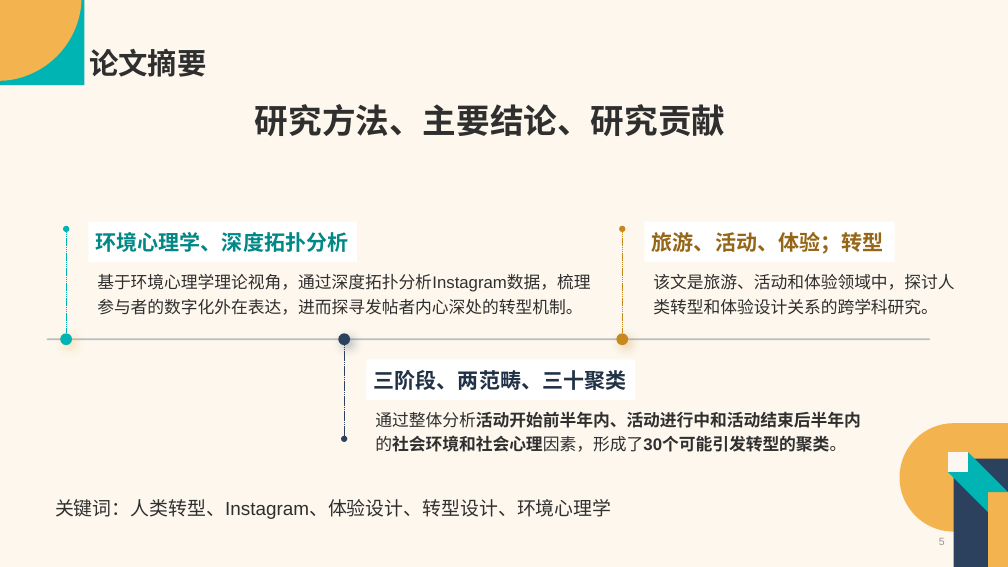
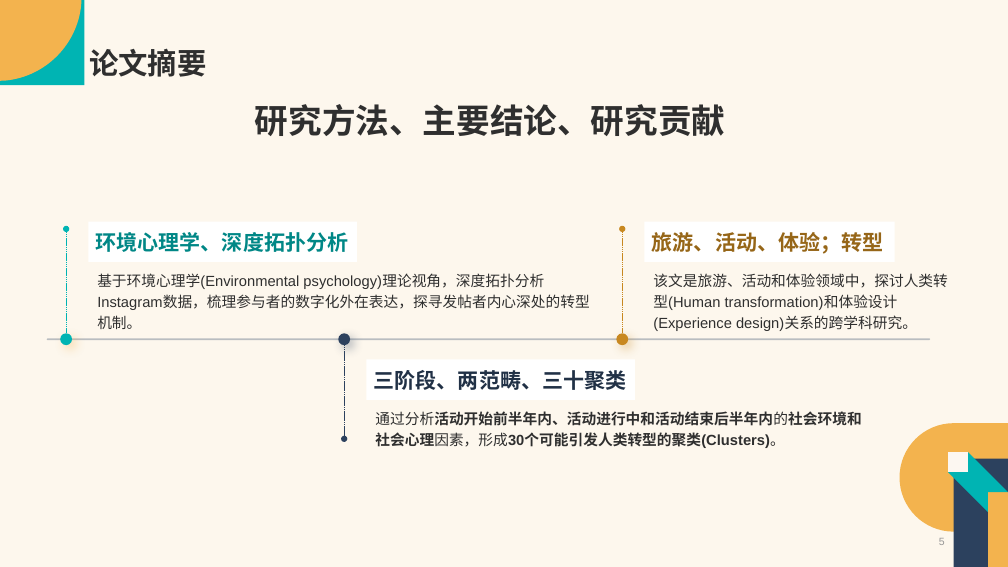
Before and after one commit to Vaelubo/Research, a slide deck: slide 5 of SSCI文章汇报-卢波.pptx. Drawn at 1008x567 pixels with LibreOffice and Linux fonts; fonts in the diff are those of the drawing. Boxes give left, top, right and bottom in pixels: in the first picture for what was removed or moved away, otherwise in the second. Text is boxed around its words. In the diff, an @@ line names an element or a change of style, - is before the commit and + after.

Commit message:
旅游目的地再完善

```diff
--- a/SSCI文章汇报-卢波.pptx
+++ b/SSCI文章汇报-卢波.pptx
@@ text at (97, 273, 590, 329): text changed; size 16 to 14 pt @@
-基于环境心理学理论视角，通过深度拓扑分析Instagram数据，梳理参与者的数字化外在表达，进而探寻发帖者内心深处的转型机制。
+基于环境心理学(Environmental psychology)理论视角，深度拓扑分析Instagram数据，梳理参与者的数字化外在表达，探寻发帖者内心深处的转型机制。
@@ text at (653, 273, 947, 331): text changed; size 16 to 14 pt @@
-该文是旅游、活动和体验领域中，探讨人类转型和体验设计关系的跨学科研究。
+该文是旅游、活动和体验领域中，探讨人类转型(Human transformation)和体验设计(Experience design)关系的跨学科研究。
@@ text at (375, 411, 861, 448): text changed; size 16 to 14 pt @@
-通过整体分析活动开始前半年内、活动进行中和活动结束后半年内的社会环境和社会心理因素，形成了30个可能引发转型的聚类。
+通过分析活动开始前半年内、活动进行中和活动结束后半年内的社会环境和社会心理因素，形成30个可能引发人类转型的聚类(Clusters)。
@@ text removed at (55, 499, 612, 519) @@
-关键词：人类转型、Instagram、体验设计、转型设计、环境心理学
```
Also in this commit, not shown: 11 other slides changed, 3 slides added, 1 other file.
